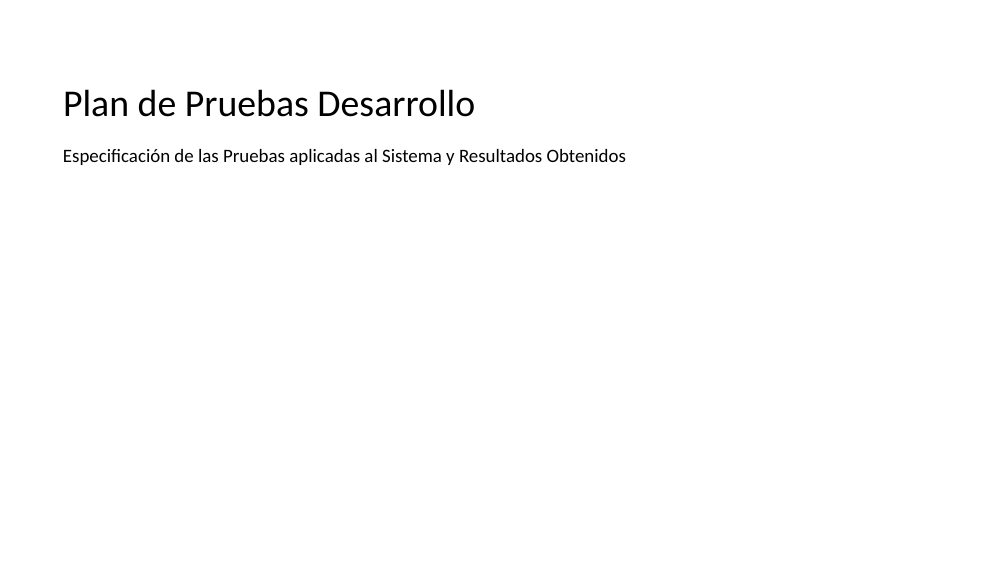
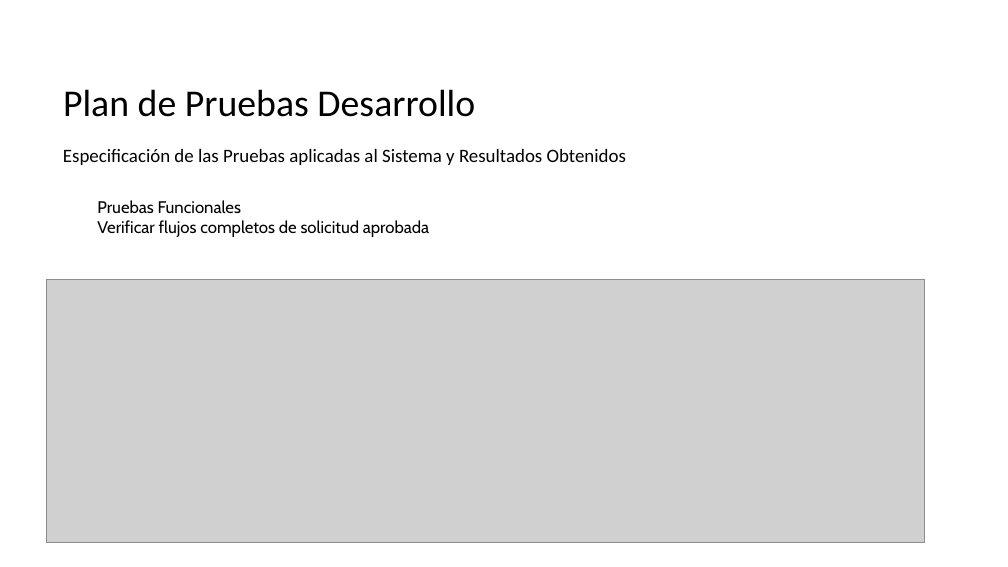
Before and after one commit to CodeFixService/Capstone, a slide deck: slide 15 of fase3/Documentacion Asignatura PTY4614/Estructura Presentación Final-Capstone.pptx. Drawn at 1008x567 pixels with LibreOffice and Linux fonts; fonts in the diff are those of the drawing; grey boxes stand for pictures; background and template pictures are left out. Boxes give left, top, right and bottom in pixels: in the first picture for what was removed or moved away, otherwise in the second. Text is boxed around its words. In the diff, an @@ line names an element or a change of style, - is before the commit and + after.

```diff
--- a/fase3/Documentacion Asignatura PTY4614/Estructura Presentación Final-Capstone.pptx
+++ b/fase3/Documentacion Asignatura PTY4614/Estructura Presentación Final-Capstone.pptx
@@ text added at (x1=97, y1=200, x2=429, y2=237), 16 pt, text #000000 @@
+Pruebas Funcionales
+Verificar flujos completos de solicitud aprobada
@@ picture added at (x1=46, y1=280, x2=925, y2=543) @@
```
Also in this commit, not shown: 8 other slides changed, 7 slides added.
